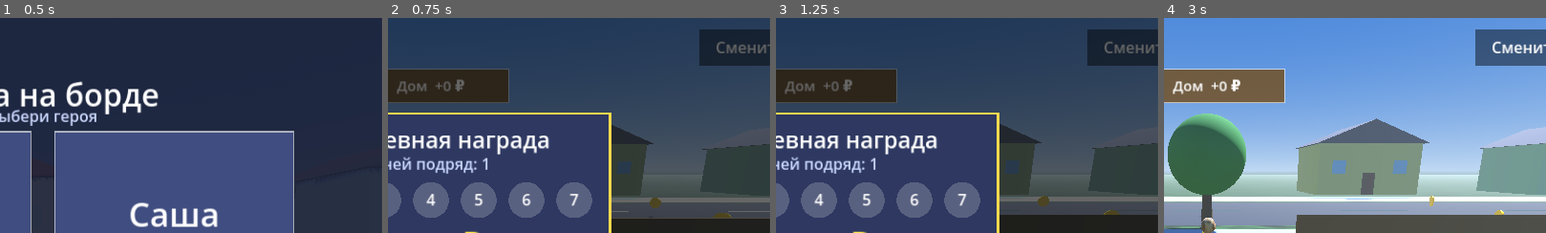
Above: before the commit, frames 1-4 (left to right).
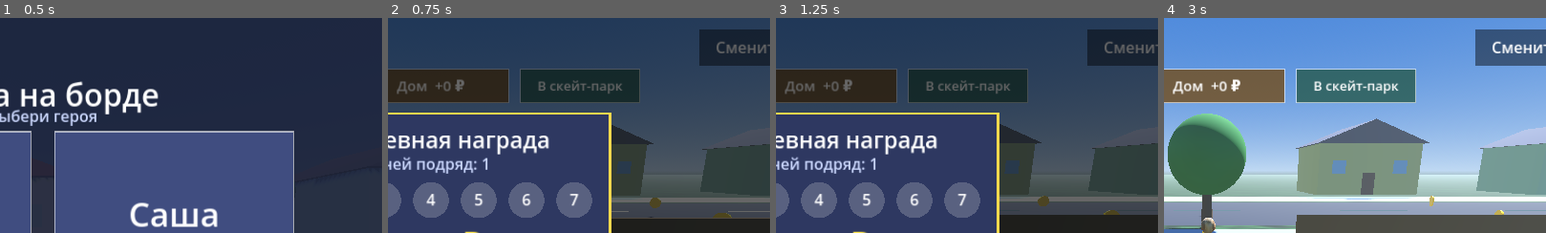
Above: after the commit, the same moments.

Repository: anon-anonymnyy/My-Games-
Game: Godot game, scene res://main.tscn
The game is run twice, just before and just after one commit, with the same random seed, the same clock (stepped at 60 frames per second) and the same inputs.
Inputs (mouse positions are % of the whole screen's width and height, from its top left):
- Up to frame 1 (0.5 s): no input
- Up to frame 2 (0.75 s): move the mouse to (72, 45) at 0.52 s; click (72, 45) at 0.67 s
- Up to frame 3 (1.25 s): no input
- Up to frame 4 (3 s): drag from (30, 55) to (45, 70) at 1.27 s; move the mouse to (60, 28) at 2.02 s; click (60, 28) at 2.17 s; drag from (45, 70) to (20, 35) at 2.77 s
The pictures show only the part of the screen within x 44-94%, y 0-50%; the shares and areas given below are measured in that part.

Frame 1 is identical in both runs. In frame 2, 4.8% of the frame differs, in the area x 34-66%, y 23-40%; in frame 3, 4.8%; in frame 4, 5.0%.

Commit message:
Add files via upload

Diff:
--- a/main.gd
+++ b/main.gd
@@ -23,7 +23,9 @@
 	{"t": "Собери 40 монет", "k": "coins_got", "n": 40, "r": 300, "u": ""},
 	{"t": "Сделай 15 трюков", "k": "tricks", "n": 15, "r": 400, "u": "heelflip"},
 	{"t": "Набери 3000 очков за трюки", "k": "score", "n": 3000, "r": 600, "u": "flip360"},
-	{"t": "Проедь 2000 м на скейте", "k": "dist", "n": 2000, "r": 800, "u": ""}]
+	{"t": "Проедь 2000 м на скейте", "k": "dist", "n": 2000, "r": 800, "u": ""},
+	{"t": "Заедь в скейт-парк (справа по улице)", "k": "park", "n": 1, "r": 200, "u": ""},
+	{"t": "Набери 8000 очков за трюки", "k": "score", "n": 8000, "r": 1000, "u": ""}]
 const UPGRADES := [
 	{"name": "Покрасить забор", "cost": 300, "inc": 30},
 	{"name": "Новая крыша", "cost": 600, "inc": 60},
@@ -77,7 +79,7 @@
 var trick_active := false
 var trick_dur := 0.6
 var trick_def: Dictionary = {}
-var stats: Dictionary = {"coins_got": 0, "dist": 0.0, "tricks": 0, "score": 0}
+var stats: Dictionary = {"coins_got": 0, "dist": 0.0, "tricks": 0, "score": 0, "park": 0}
 var quest_i := 0
 var owned: Array = []
 var last_collect := 0
@@ -98,6 +100,7 @@
 		last_collect = int(Time.get_unix_time_from_system())
 	_build_env()
 	_build_world()
+	_build_skatepark()
 	_build_player()
 	_build_hud()
 	_apply_upgrades()
@@ -321,9 +324,138 @@
 		add_child(pivot)
 		coin_nodes.append(pivot)
 
+# ---------------- скейт-парк ----------------
+func _in_park() -> bool:
+	return player != null and player.global_position.x > 52.0 and player.global_position.x < 108.0 and player.global_position.z < 10.0
+
+func _teleport(p: Vector3) -> void:
+	player.global_position = p
+	vel = Vector3.ZERO
+	skate_speed = 0.0
+	prev_pos = p
+	cur_pos = p
+	heading = PI if p.x > 50.0 else 0.0
+	yaw = PI
+	cam_pivot.global_position = p + Vector3(0, 1.5, 0)
+
+func _add_coin(pos: Vector3) -> void:
+	var pivot := Node3D.new()
+	pivot.position = pos
+	var mi := MeshInstance3D.new()
+	var cm := CylinderMesh.new()
+	cm.top_radius = 0.28
+	cm.bottom_radius = 0.28
+	cm.height = 0.06
+	mi.mesh = cm
+	mi.rotation.x = PI / 2.0
+	var m := _mat(Color(1, 0.8, 0.1), 0.3)
+	m.emission_enabled = true
+	m.emission = Color(0.6, 0.45, 0.0)
+	mi.material_override = m
+	pivot.add_child(mi)
+	add_child(pivot)
+	coin_nodes.append(pivot)
+	coin_respawn.append(0.0)
+
+func _quarter(pos: Vector3, rot_y: float, width: float, r: float, c: Color) -> void:
+	var st := SurfaceTool.new()
+	st.begin(Mesh.PRIMITIVE_TRIANGLES)
+	var n := 10
+	for k in range(n):
+		var a0 := (PI / 2.0) * float(k) / float(n)
+		var a1 := (PI / 2.0) * float(k + 1) / float(n)
+		var z0 := -r * sin(a0)
+		var y0 := r * (1.0 - cos(a0))
+		var z1 := -r * sin(a1)
+		var y1 := r * (1.0 - cos(a1))
+		var n0 := Vector3(0, cos(a0), sin(a0))
+		var n1 := Vector3(0, cos(a1), sin(a1))
+		var hw := width * 0.5
+		var A0 := Vector3(-hw, y0, z0)
+		var B0 := Vector3(hw, y0, z0)
+		var A1 := Vector3(-hw, y1, z1)
+		var B1 := Vector3(hw, y1, z1)
+		for v in [[A0, n0], [A1, n1], [B0, n0], [B0, n0], [A1, n1], [B1, n1]]:
+			st.set_normal(v[1])
+			st.add_vertex(v[0])
+	var mesh := st.commit()
+	var mi := MeshInstance3D.new()
+	mi.mesh = mesh
+	var m := _mat(c)
+	m.cull_mode = BaseMaterial3D.CULL_DISABLED
+	mi.material_override = m
+	mi.position = pos
+	mi.rotation.y = rot_y
+	add_child(mi)
+	mi.create_trimesh_collision()
+	# боковые стенки и платформа сверху
+	var plat := _box(Vector3(0, r, -r - 0.5), Vector3(width, 0.2, 1.0), Color(0.55, 0.55, 0.6))
+	remove_child(plat)
+	mi.add_child(plat)
+	plat.position = Vector3(0, r - 0.1, -r - 0.5)
+
+func _kicker(x: float, z: float, w: float, ry: float, c: Color, y := 0.3) -> void:
+	_box(Vector3(x, y, z), Vector3(w, 0.3, 3.0), c, true, Vector3(0.26, ry, 0))
+
+func _build_skatepark() -> void:
+	var cx := 80.0
+	# площадка
+	_box(Vector3(cx, 0.03, -10), Vector3(52, 0.06, 42), Color(0.62, 0.62, 0.66))
+	# низкая стенка по периметру, въезд со стороны улицы
+	var wc := Color(0.5, 0.5, 0.55)
+	_box(Vector3(cx, 0.4, -31), Vector3(52, 0.8, 0.4), wc)
+	_box(Vector3(cx - 26, 0.4, -10), Vector3(0.4, 0.8, 42), wc)
+	_box(Vector3(cx + 26, 0.4, -10), Vector3(0.4, 0.8, 42), wc)
+	_box(Vector3(cx - 17.5, 0.4, 11), Vector3(17, 0.8, 0.4), wc)
+	_box(Vector3(cx + 17.5, 0.4, 11), Vector3(17, 0.8, 0.4), wc)
+	# вывеска
+	var lb := Label3D.new()
+	lb.text = "СКЕЙТ-ПАРК"
+	lb.font_size = 160
+	lb.pixel_size = 0.012
+	lb.position = Vector3(cx, 4.5, 11)
+	lb.billboard = BaseMaterial3D.BILLBOARD_FIXED_Y
+	lb.modulate = Color(1, 0.85, 0.2)
+	lb.outline_modulate = Color(0.1, 0.1, 0.1)
+	add_child(lb)
+	_box(Vector3(cx - 4, 2.0, 11), Vector3(0.3, 4.0, 0.3), Color(0.3, 0.3, 0.35), false)
+	_box(Vector3(cx + 4, 2.0, 11), Vector3(0.3, 4.0, 0.3), Color(0.3, 0.3, 0.35), false)
+	# большие рампы-четвертьпайпы
+	_quarter(Vector3(cx, 0.06, -26), 0.0, 16.0, 2.2, Color(0.7, 0.45, 0.3))
+	_quarter(Vector3(cx - 22, 0.06, -10), PI / 2.0, 14.0, 2.2, Color(0.35, 0.5, 0.75))
+	_quarter(Vector3(cx + 22, 0.06, -10), -PI / 2.0, 14.0, 2.2, Color(0.35, 0.5, 0.75))
+	# фанбокс по центру
+	_box(Vector3(cx, 0.35, -10), Vector3(8, 0.7, 5), Color(0.85, 0.7, 0.3))
+	_kicker(cx, -6.05, 5.0, 0.0, Color(0.7, 0.55, 0.35), 0.17)
+	_kicker(cx, -13.95, 5.0, PI, Color(0.7, 0.55, 0.35), 0.17)
+	# лесенка с перилами
+	for i in range(4):
+		_box(Vector3(cx + 12, 0.15 + i * 0.3, -18 - i * 1.2), Vector3(4, 0.3 + i * 0.3, 1.2), Color(0.55, 0.55, 0.6))
+	_box(Vector3(cx + 14.3, 0.9, -19.8), Vector3(0.1, 0.1, 5.0), Color(0.8, 0.2, 0.2), true, Vector3(0.24, 0, 0))
+	# рейлы
+	_box(Vector3(cx - 12, 0.55, -18), Vector3(8, 0.1, 0.1), Color(0.8, 0.2, 0.2))
+	_box(Vector3(cx - 15.5, 0.27, -18), Vector3(0.1, 0.55, 0.1), Color(0.3, 0.3, 0.35), false)
+	_box(Vector3(cx - 8.5, 0.27, -18), Vector3(0.1, 0.55, 0.1), Color(0.3, 0.3, 0.35), false)
+	# банк-рампа и мэнуал-пад
+	_box(Vector3(cx - 14, 0.2, -2), Vector3(6, 0.4, 3), Color(0.6, 0.6, 0.65))
+	_kicker(cx - 14, 0.95, 6.0, 0.0, Color(0.7, 0.55, 0.35), -0.13)
+	# входные кикеры
+	_kicker(cx + 12, 4.0, 4.0, 0.0, Color(0.7, 0.55, 0.35))
+	# монеты
+	var cp := [Vector3(cx, 1.4, -10), Vector3(cx, 0.8, -3), Vector3(cx - 8, 0.8, -8), Vector3(cx + 8, 0.8, -6),
+		Vector3(cx - 12, 1.2, -18), Vector3(cx + 12, 2.2, -21), Vector3(cx - 14, 1.2, -2), Vector3(cx, 3.0, -24),
+		Vector3(cx - 19, 1.8, -10), Vector3(cx + 19, 1.8, -10), Vector3(cx, 0.8, 5), Vector3(cx + 12, 0.8, 7),
+		Vector3(cx - 20, 0.8, 4), Vector3(cx + 20, 0.8, 4)]
+	for p in cp:
+		_add_coin(p)
+	# деревья вокруг
+	for tp in [Vector2(cx - 32, -20), Vector2(cx + 32, -20), Vector2(cx - 32, 0), Vector2(cx + 32, 0), Vector2(cx, -36)]:
+		_tree(tp.x, tp.y, 4.5)
+
 # ---------------- игрок ----------------
 func _build_player() -> void:
 	player = CharacterBody3D.new()
+	player.floor_max_angle = deg_to_rad(70.0)
 	player.position = Vector3(0, 0.1, 6)
 	var cs := CollisionShape3D.new()
 	var cap := CapsuleShape3D.new()
@@ -422,6 +554,8 @@
 	return Rect2(_pr().position.x + 20, _pr().position.y + 150 + i * 66, 760, 58)
 func _pr_buy(i: int) -> Rect2:
 	return Rect2(_pr_row(i).end.x - 170, _pr_row(i).position.y + 6, 160, 46)
+func _btn_tp() -> Rect2:
+	return Rect2(_vs().x * 0.5 + 150, 86, 200, 56)
 func _btn_swap() -> Rect2:
 	return Rect2(_vs().x - 190, 20, 170, 60)
 func _btn_claim() -> Rect2:
@@ -465,6 +599,9 @@
 	hud.draw_rect(_btn_house(), Color(0.45, 0.3, 0.1, 0.8), true)
 	hud.draw_rect(_btn_house(), Color(1, 1, 1, 0.6), false, 2.0)
 	_text_c("Дом  +%d ₽" % _pending_income(), _btn_house().get_center(), 24)
+	hud.draw_rect(_btn_tp(), Color(0.15, 0.35, 0.3, 0.8), true)
+	hud.draw_rect(_btn_tp(), Color(1, 1, 1, 0.6), false, 2.0)
+	_text_c("В двор" if _in_park() else "В скейт-парк", _btn_tp().get_center(), 22)
 	_text(_quest_text(), Vector2(22, 165), 20, Color(1, 0.95, 0.6))
 	if toast_t > 0.0:
 		var tr := Rect2(s.x * 0.5 - 340, 160, 680, 64)
@@ -712,6 +849,9 @@
 	if _btn_house().has_point(p):
 		panel = "house"
 		return
+	if _btn_tp().has_point(p):
+		_teleport(Vector3(0, 0.5, 6) if _in_park() else Vector3(80, 0.5, 6))
+		return
 	if _btn_swap().has_point(p):
 		state = "select"
 		return
@@ -746,6 +886,7 @@
 	skate_speed = 0.0
 	brake_id = -1
 	_reset_trick()
+	player.floor_stop_on_slope = not skating
 	if board != null:
 		board.visible = skating
 	cam.position.z = 5.5 if skating else 4.5
@@ -858,6 +999,8 @@
 			if float(coin_respawn[i]) <= 0.0:
 				c.visible = true
 	if state == "play":
+		if int(stats["park"]) == 0 and _in_park():
+			stats["park"] = 1
 		_check_quest()
 	if player == null or model == null:
 		return
Binary file changed: sasha_boy_rigged.glb
Binary file changed: sasha_girl_rigged.glb
